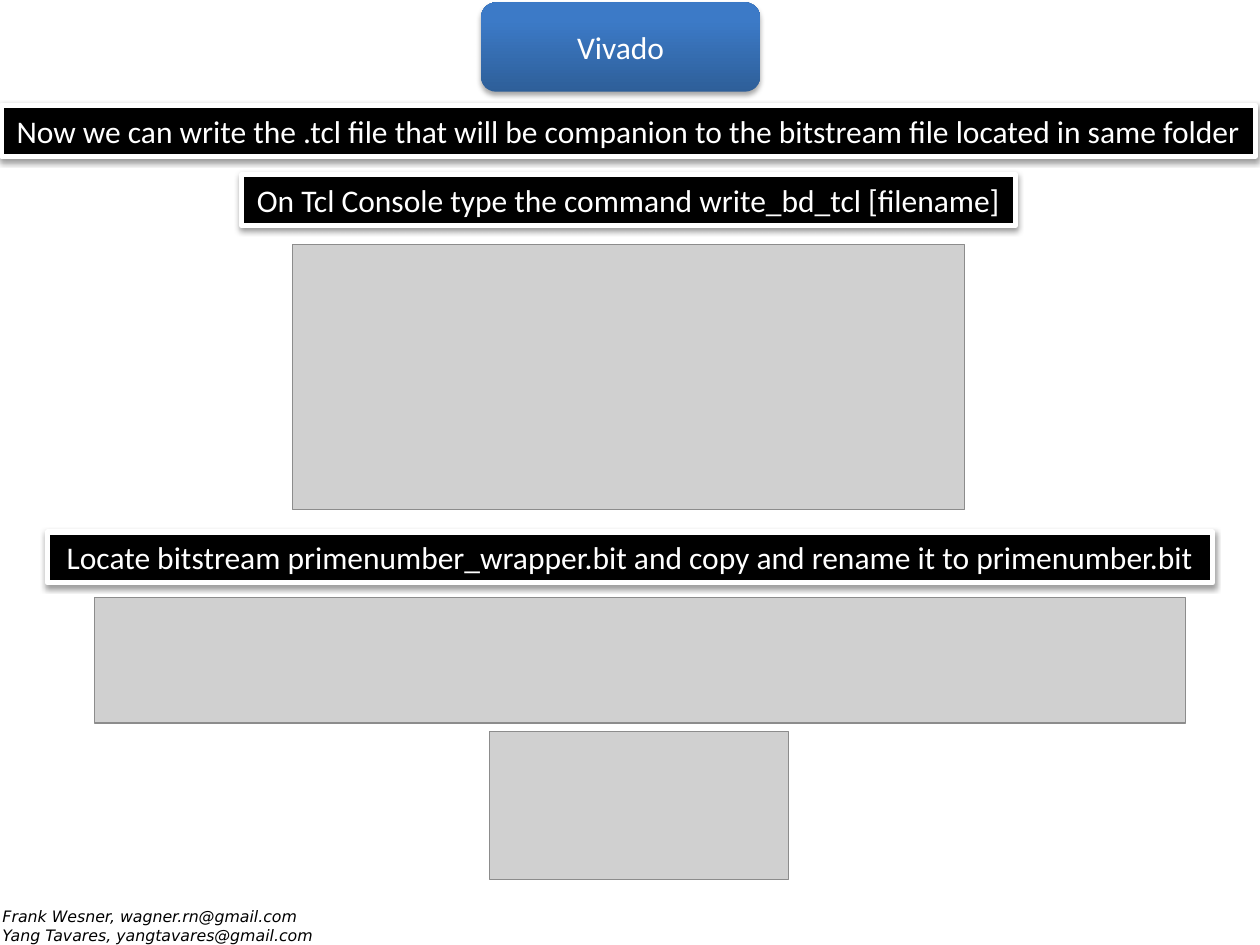
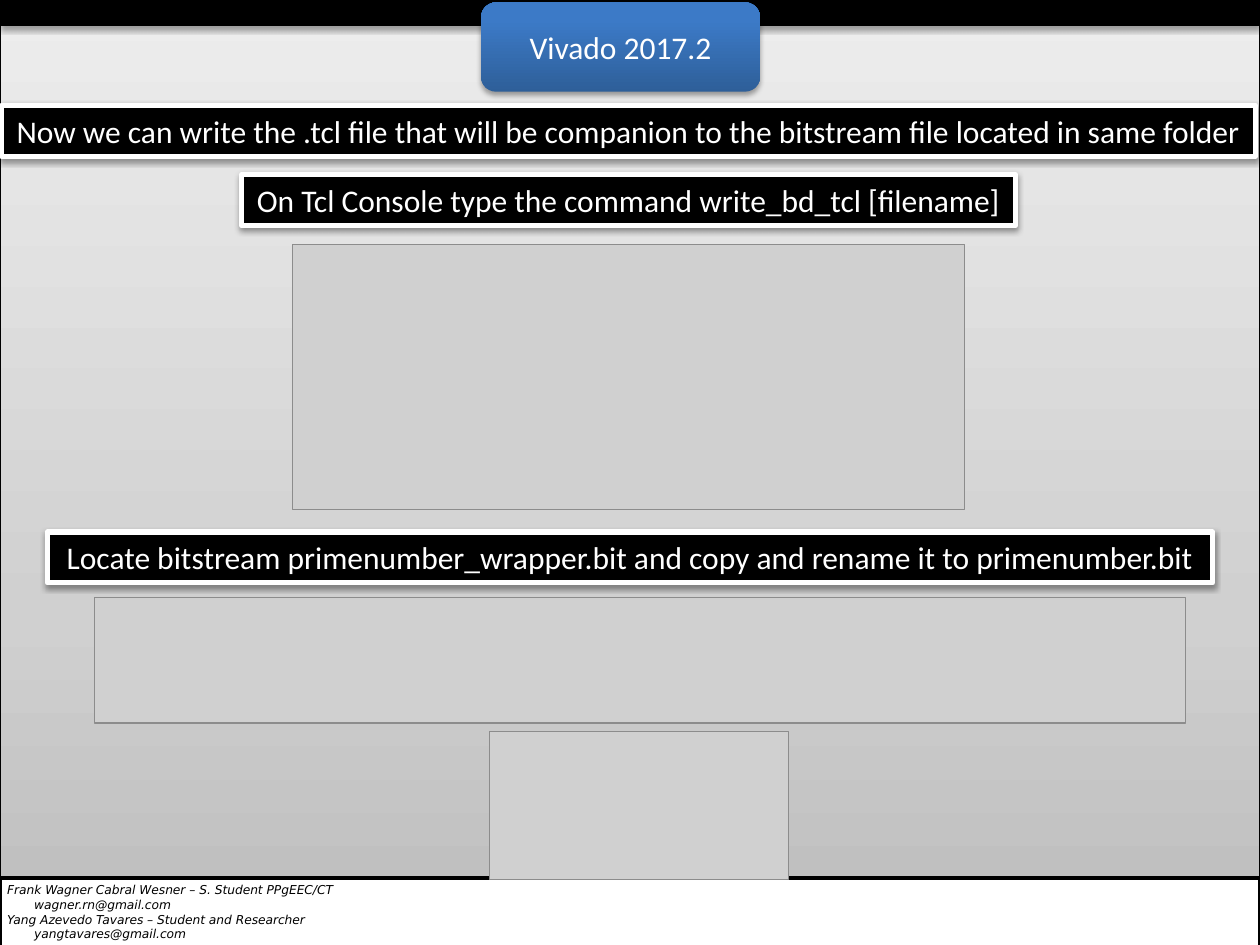
Before and after one commit to wagnerrn/pynq-primenumber, a slide deck: slide 30 of misc/primenumber.pptx. Drawn at 1260x945 pixels with LibreOffice and Linux fonts; fonts in the diff are those of the drawing; grey boxes stand for pictures; background and template pictures are left out. Boxes give left, top, right and bottom in pixels: in the first picture for what was removed or moved away, otherwise in the second. Text is boxed around its words. In the diff, an @@ line names an element or a change of style, - is before the commit and + after.

```diff
--- a/misc/primenumber.pptx
+++ b/misc/primenumber.pptx
@@ rectangle added at (0,0,1260,945), fill gradient #BDBDBD to #D1D1D1 to #EEEEEE, outline #000000 0.75 pt @@
@@ rectangle added at (0,0,1260,26), fill #000000 @@
@@ text in rounded rectangle at (530,37,712,59): text changed @@
-Vivado
+Vivado 2017.2
@@ rectangle added at (0,878,1260,945), fill #FFFFFF, outline #000000 2 pt @@
@@ text at (7,885,333,941): text changed; size 9 to 7 pt @@
-Frank Wesner, wagner.rn@gmail.com
-Yang Tavares, yangtavares@gmail.com
+Frank Wagner Cabral Wesner – S. Student PPgEEC/CT
+wagner.rn@gmail.com
+Yang Azevedo Tavares – Student and Researcher
+yangtavares@gmail.com
```
Also in this commit, not shown: 33 other slides changed, 1 slide added, 1 slide removed, 3 other files.
